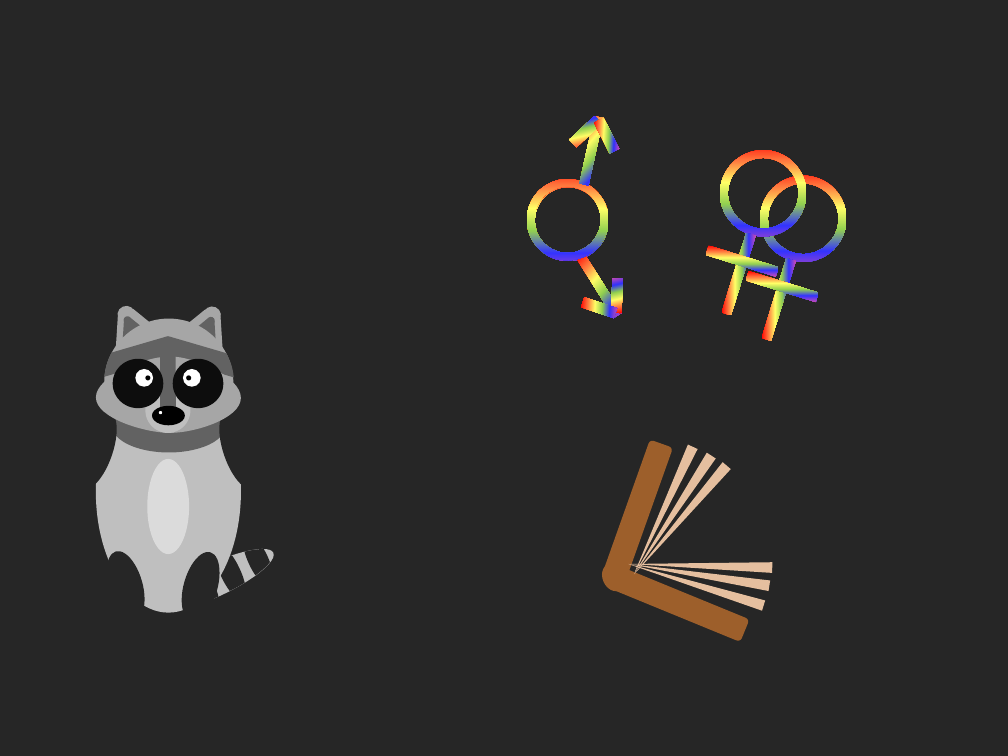
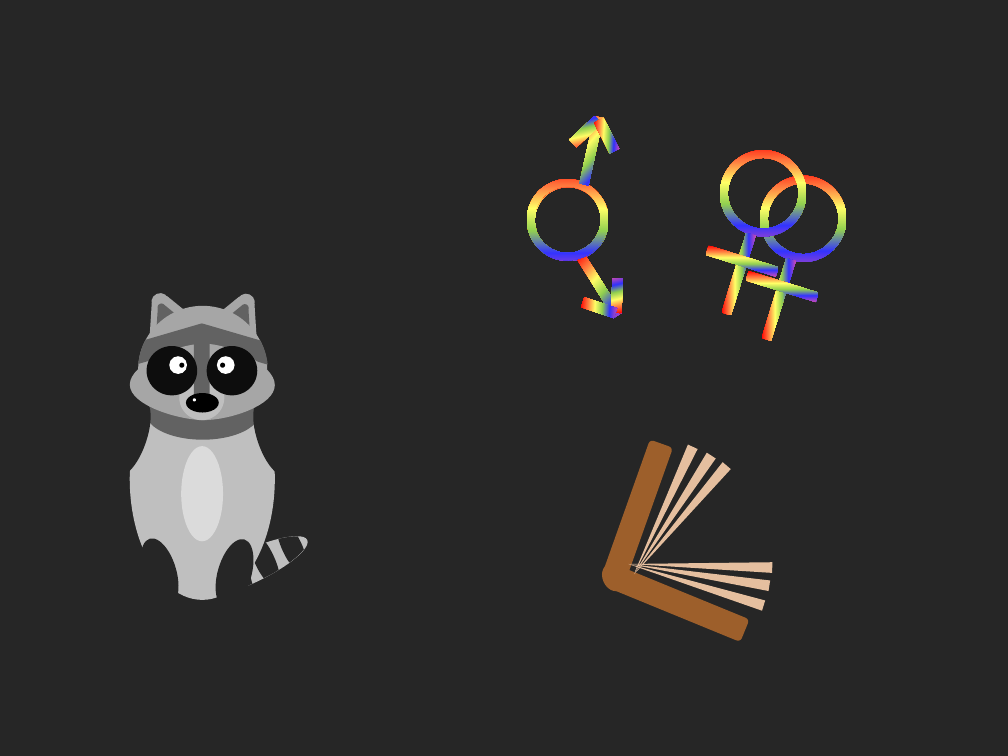
Before and after one commit to gustavogitzel/Discussex, a slide deck: slide 5 of Rascunhos/Logo - PP2.pptx. Drawn at 1008x756 pixels with LibreOffice and Linux fonts; fonts in the diff are those of the drawing. Boxes give left, top, right and bottom in pixels: in the first picture for what was removed or moved away, otherwise in the second. Text is boxed around its words. In the diff, an @@ line names an element or a change of style, - is before the commit and + after.

```diff
--- a/Rascunhos/Logo - PP2.pptx
+++ b/Rascunhos/Logo - PP2.pptx
@@ 5 ellipses, 5 rounded rectangles, 1 freeform shape: place and size @@
-5 ellipses, 5 rounded rectangles, 1 freeform shape at box(115, 307, 281, 623)
+5 ellipses, 5 rounded rectangles, 1 freeform shape at box(149, 295, 314, 611)
@@ 18 ellipses, 6 freeform shapes, 4 rounded rectangles, 1 moon: place and size @@
-18 ellipses, 6 freeform shapes, 4 rounded rectangles, 1 moon at box(68, 304, 267, 625)
+18 ellipses, 6 freeform shapes, 4 rounded rectangles, 1 moon at box(103, 291, 301, 612)
```
Also in this commit, not shown: 1 slide added, 1 slide removed.
